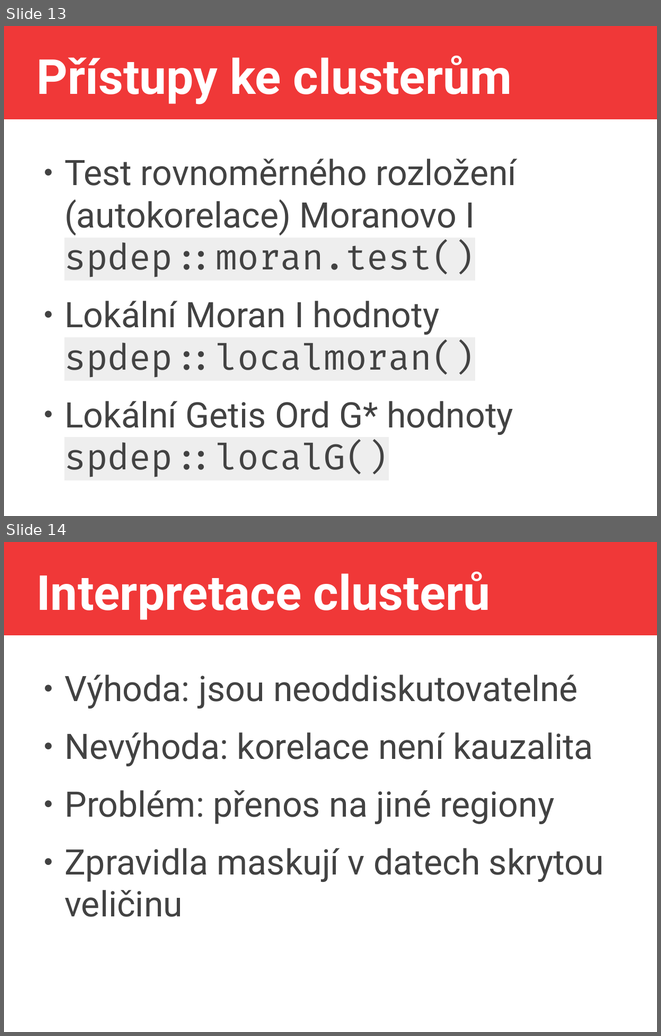
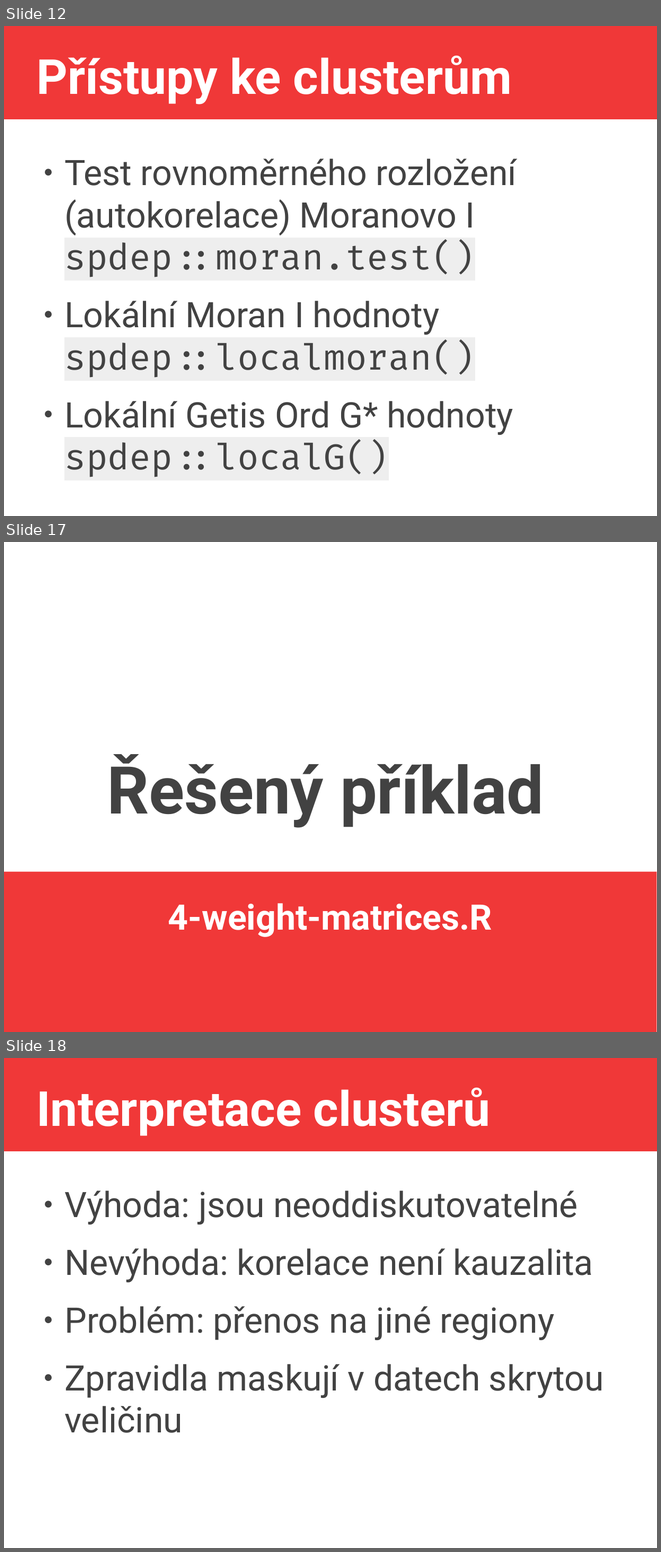
Before and after one commit to jlacko/4EK418, a slide deck: prez/4 - advanced calculations.odp. Shown one above the other, each under a label of ours: slides 13 and 14 before the commit, slides 12, 17 and 18 after it; the slides between them are not shown. The pictures are 661x1036 and 661x1552 pixels, drawn with LibreOffice and Linux fonts; fonts in the diff are those of the drawing. Boxes give left, top, right and bottom in pixels: in the first picture for what was removed or moved away, otherwise in the second. Text is boxed around its words. In the diff, an @@ line names an element or a change of style, - is before the commit and + after.

```diff
--- a/prez/4 - advanced calculations.odp
+++ b/prez/4 - advanced calculations.odp
@@ slide 17 added at (4, 542, 657, 1032), background #FFFFFF @@
@@ title added at (107, 754, 544, 828), 80 pt, text #424242, bold @@
+Řešený příklad
@@ rectangle added at (4, 872, 657, 1032), fill #F03838 @@
@@ subtitle added at (168, 903, 493, 937), 42.7 pt, text #FFFFFF, bold @@
+4-weight-matrices.R
@@ what was slide 13 is now slide 12 @@
@@ what was slide 14 is now slide 18 @@
```
Also in this commit, not shown: 6 slides changed, 5 other slides added, 1 slide removed, 1 other file.
